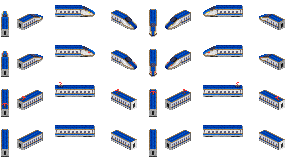
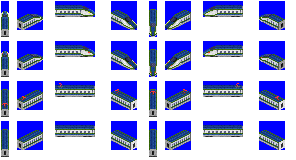
Before/after of a w=296, h=160 layered artwork. What changed in the layer stack:
moved "Pantos 10" above "2cc 10", painted on it over (x1=2, y1=82, x2=280, y2=108)
added layer "2cc 10" in group "10" over (x1=1, y1=5, x2=285, y2=150)
added layer "Blue" over (x1=1, y1=1, x2=285, y2=150)
